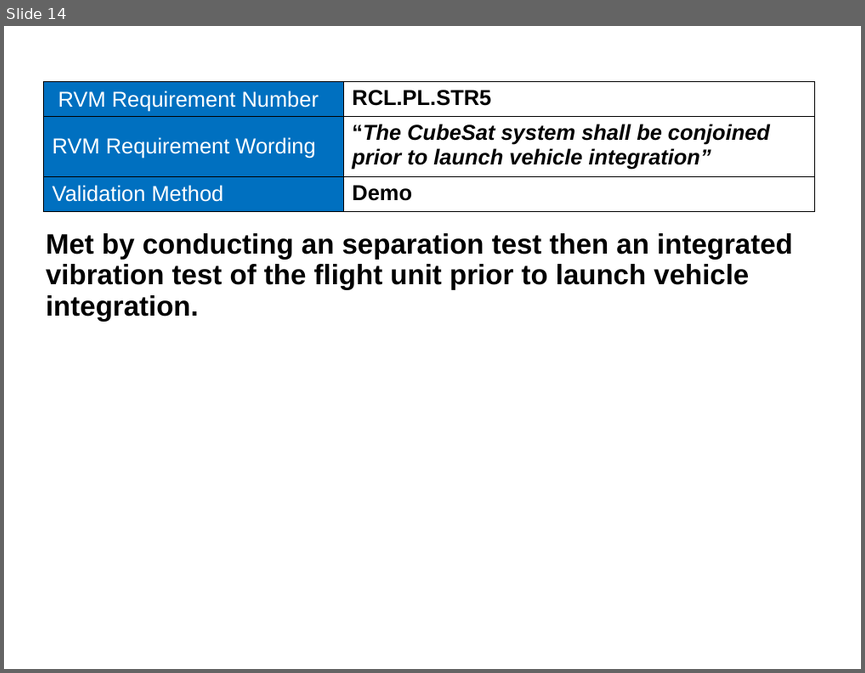
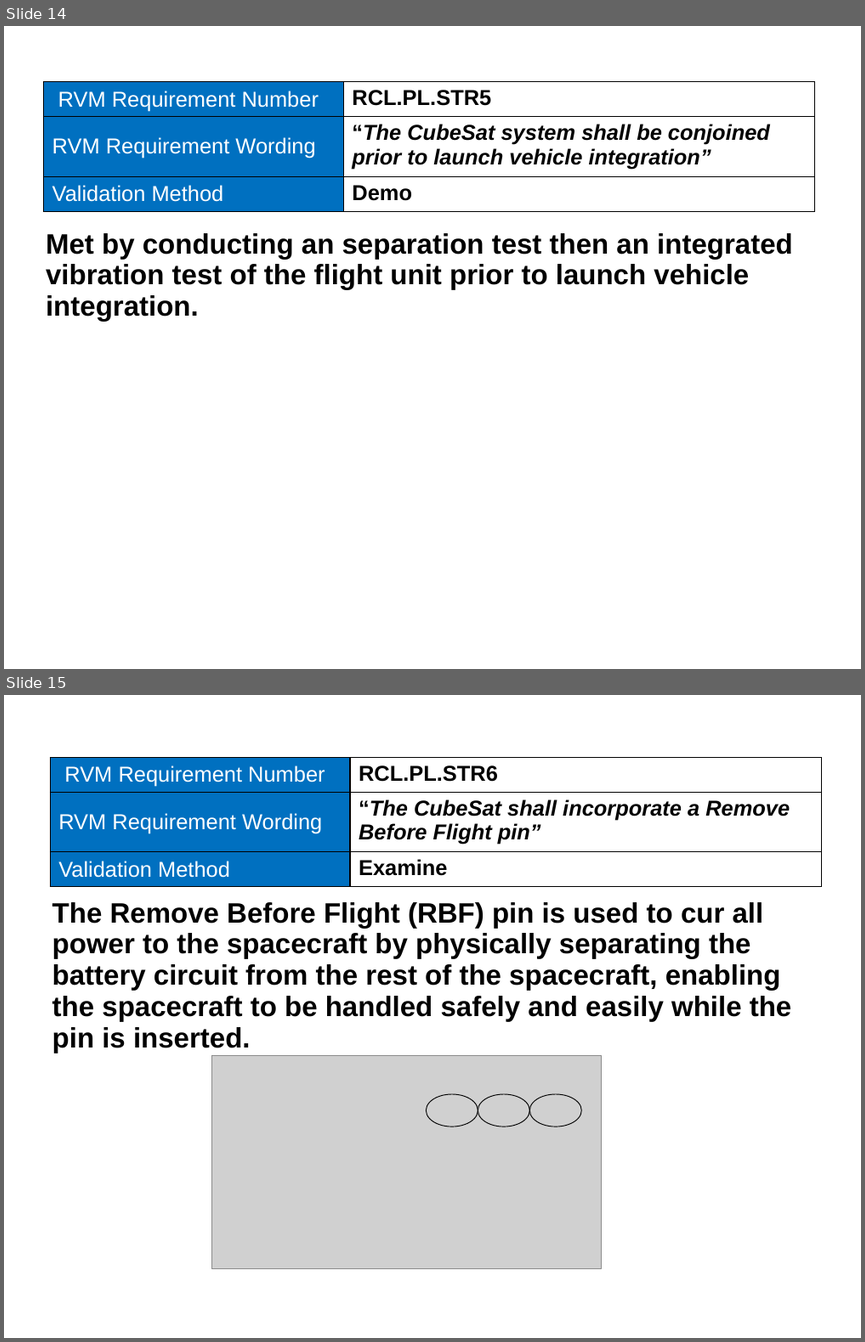
Before and after one commit to RascalSeniorDesign/Preliminary-Design, a slide deck: CMQA/Presentations/SRR Presentation.pptx. Shown one above the other, each under a label of ours: slide 14 before the commit, slides 14 and 15 after it. The pictures are 865x673 and 865x1342 pixels, drawn with LibreOffice and Linux fonts; fonts in the diff are those of the drawing; grey boxes stand for pictures; background and template pictures are left out. Boxes give left, top, right and bottom in pixels: in the first picture for what was removed or moved away, otherwise in the second. Text is boxed around its words. In the diff, an @@ line names an element or a change of style, - is before the commit and + after.

```diff
--- a/CMQA/Presentations/SRR Presentation.pptx
+++ b/CMQA/Presentations/SRR Presentation.pptx
@@ slide 15 added at (x1=4, y1=695, x2=861, y2=1338), background picture (left out) @@
@@ table added at (x1=50, y1=757, x2=821, y2=887), 3 rows, 2 columns @@
+RVM Requirement Number | RCL.PL.STR6
+RVM Requirement Wording | “The CubeSat shall incorporate a Remove Before Flight pin”
+Validation Method | Examine
@@ title added at (x1=358, y1=766, x2=498, y2=782), 32 pt, text #FFFFFF, italic @@
+RCL.PL.STR6
@@ text added at (x1=52, y1=902, x2=792, y2=1054), 26 pt, text #000000, bold @@
+The Remove Before Flight (RBF) pin is used to cur all power to the spacecraft by physically separating the battery circuit from the rest of the spacecraft, enabling the spacecraft to be handled safely and easily while the pin is inserted.
@@ picture added at (x1=212, y1=1055, x2=601, y2=1270) @@
@@ ellipse added at (x1=426, y1=1095, x2=478, y2=1128), outline #000000 0.75 pt @@
@@ ellipse added at (x1=477, y1=1095, x2=529, y2=1128), outline #000000 0.75 pt @@
@@ ellipse added at (x1=529, y1=1095, x2=582, y2=1128), outline #000000 0.75 pt @@
```
Also in this commit, not shown: 1 slide removed.
